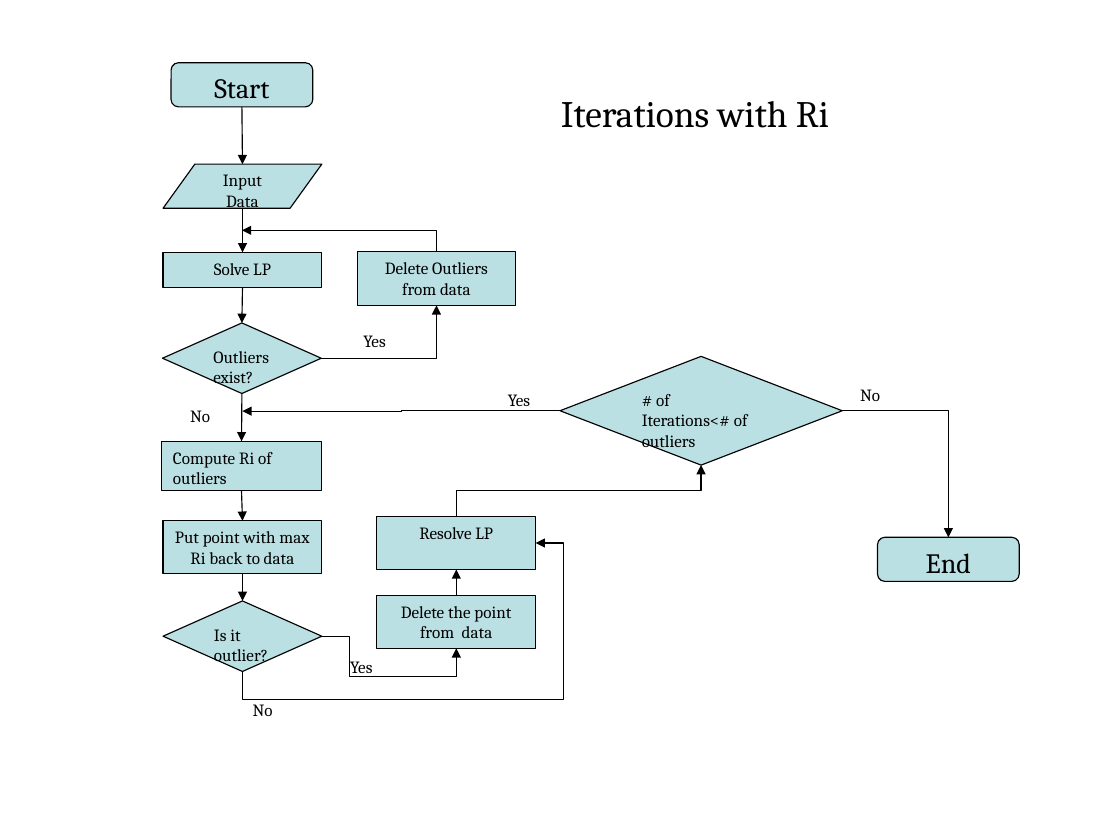
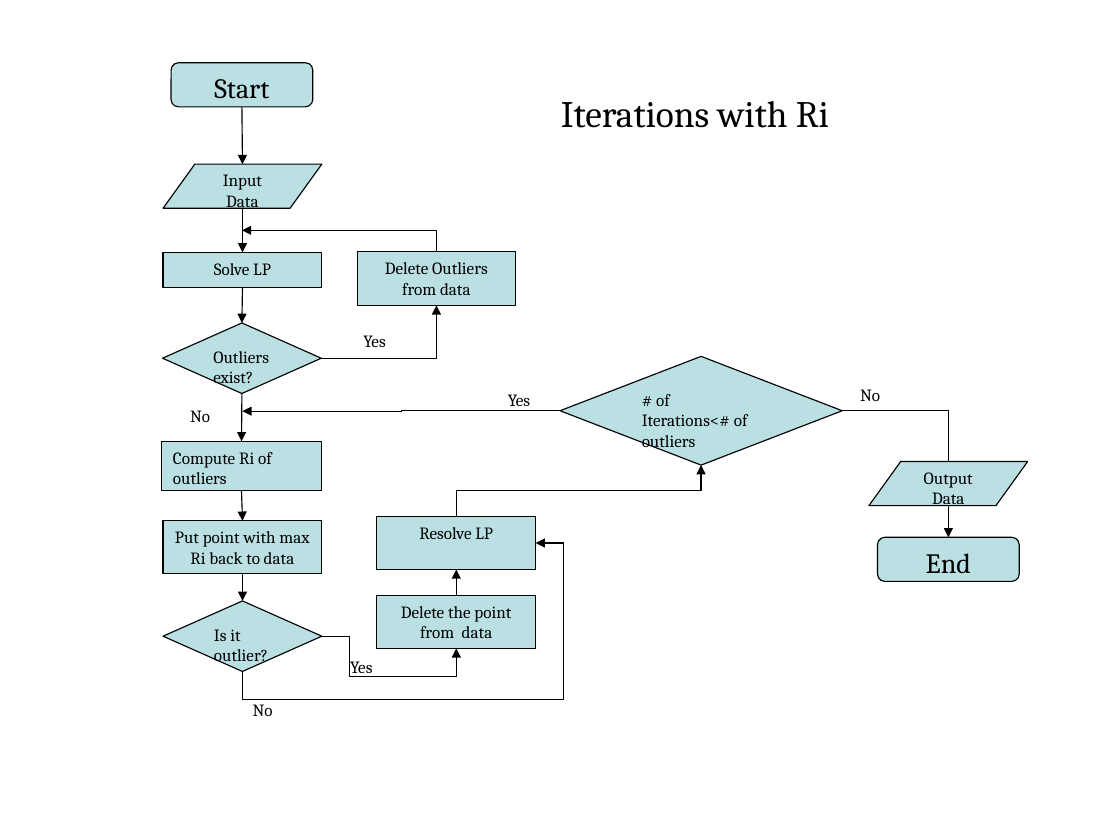
Before and after one commit to Hellozepp117/bolun117, a slide deck: slide 15 of papers/report 11 25.pptx. Drawn at 1120x840 pixels with LibreOffice and Linux fonts; fonts in the diff are those of the drawing; background and template pictures are left out. Boxes give left, top, right and bottom in pixels: in the first picture for what was removed or moved away, otherwise in the second. Text is boxed around its words. In the diff, an @@ line names an element or a change of style, - is before the commit and + after.

```diff
--- a/papers/report 11 25.pptx
+++ b/papers/report 11 25.pptx
@@ flow chart input output added at box(869, 461, 1028, 505), fill #BBE0E3, outline #000000 0.75 pt, 11 pt, text #000000 @@
+Output Data
```
Also in this commit, not shown: 1 other slide changed, 10 other files.
